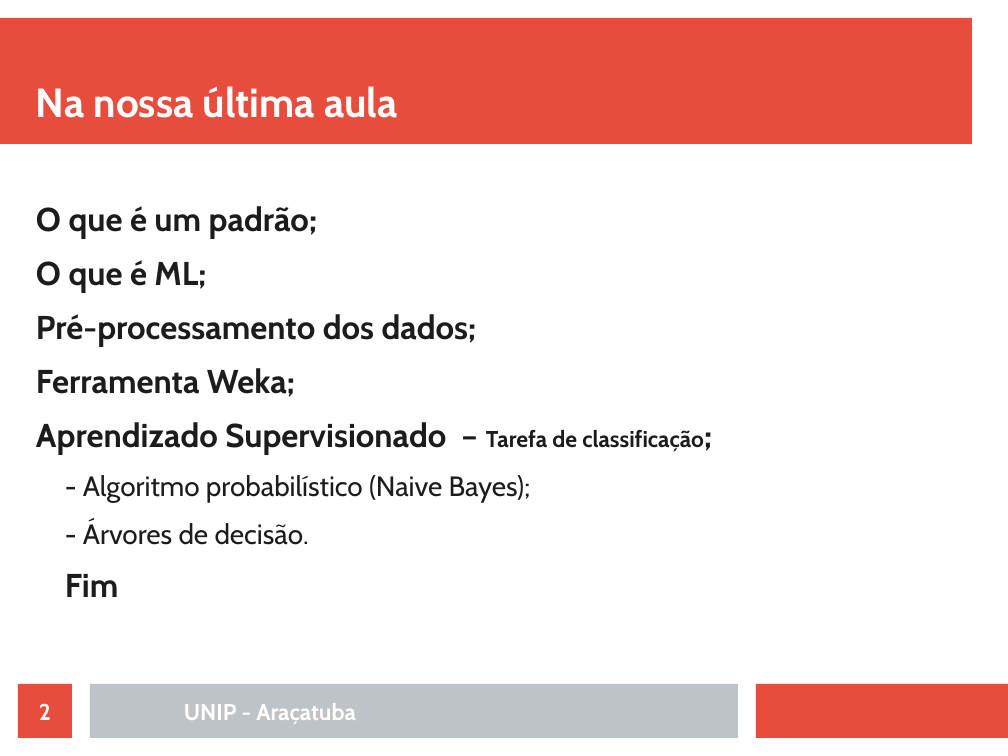
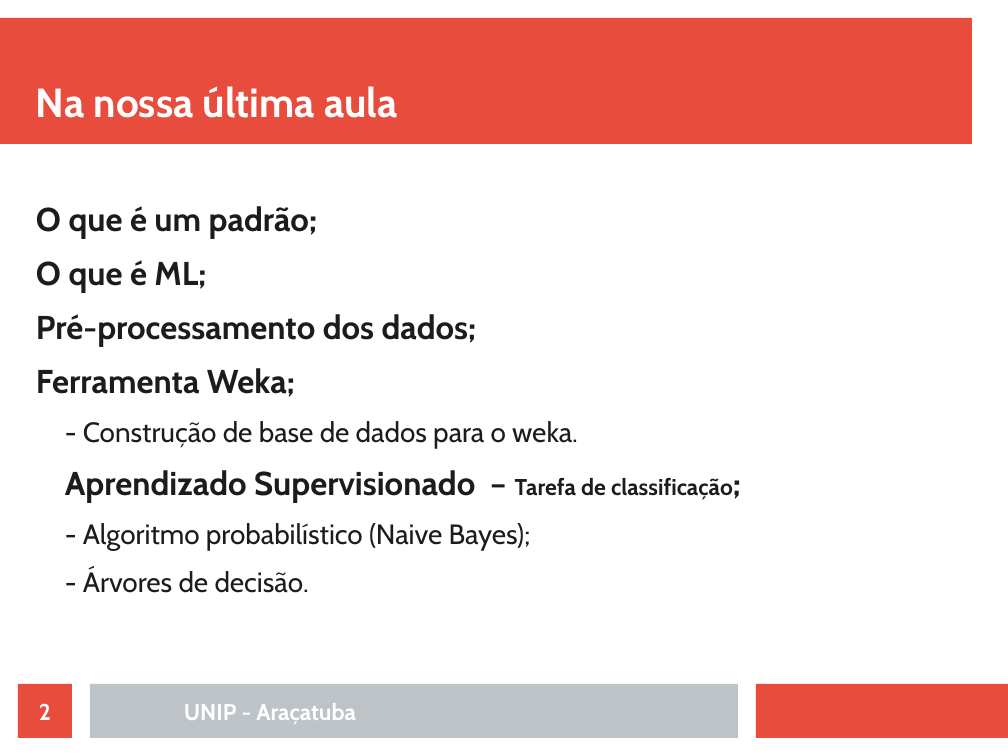
Before and after one commit to rafaelstojoao/pos-unip, a slide deck: slide 2 of [2020][modulo][Machine_Learning]/[aula]02[Agrupamento].odp. Drawn at 1008x756 pixels with LibreOffice and Linux fonts; fonts in the diff are those of the drawing. Boxes give left, top, right and bottom in pixels: in the first picture for what was removed or moved away, otherwise in the second. Text is boxed around its words. In the diff, an @@ line names an element or a change of style, - is before the commit and + after.

```diff
--- a/[2020][modulo][Machine_Learning]/[aula]02[Agrupamento].odp
+++ b/[2020][modulo][Machine_Learning]/[aula]02[Agrupamento].odp
@@ text at [83,421,578,448]: paragraph added @@
+  - Construção de base de dados para o weka.
@@ text at [65,574,119,597]: paragraph removed @@
-Fim
```
Also in this commit, not shown: 5 other slides changed, 6 slides added, 1 other file.
